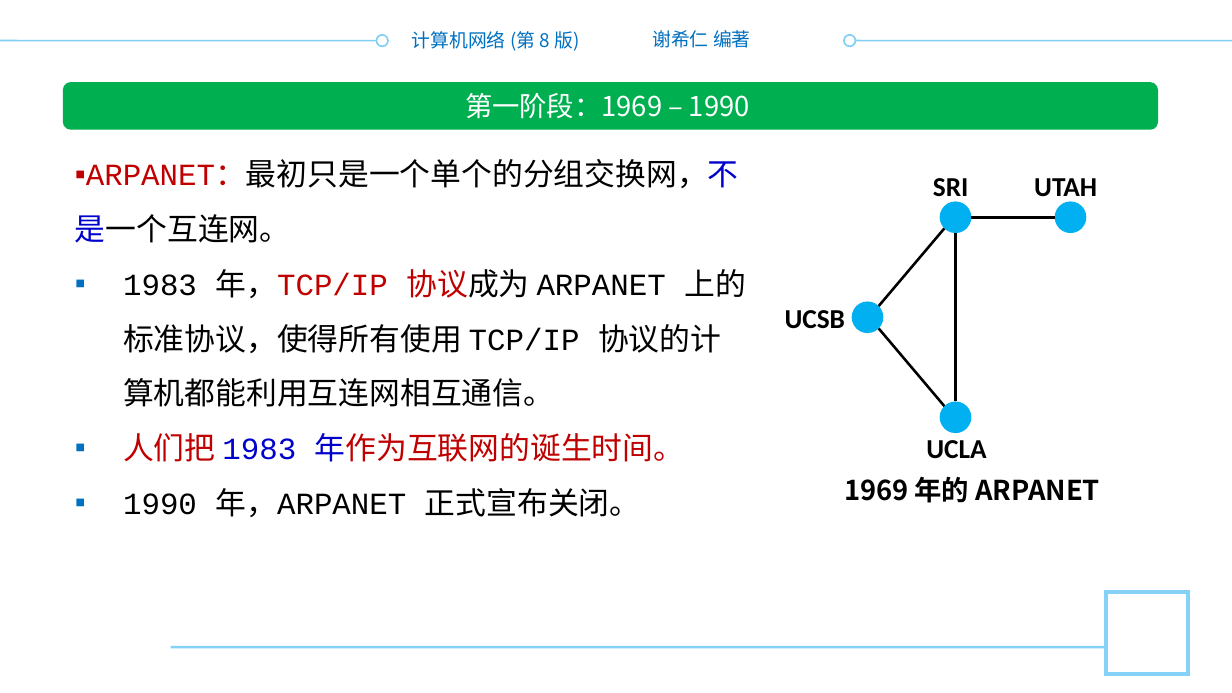
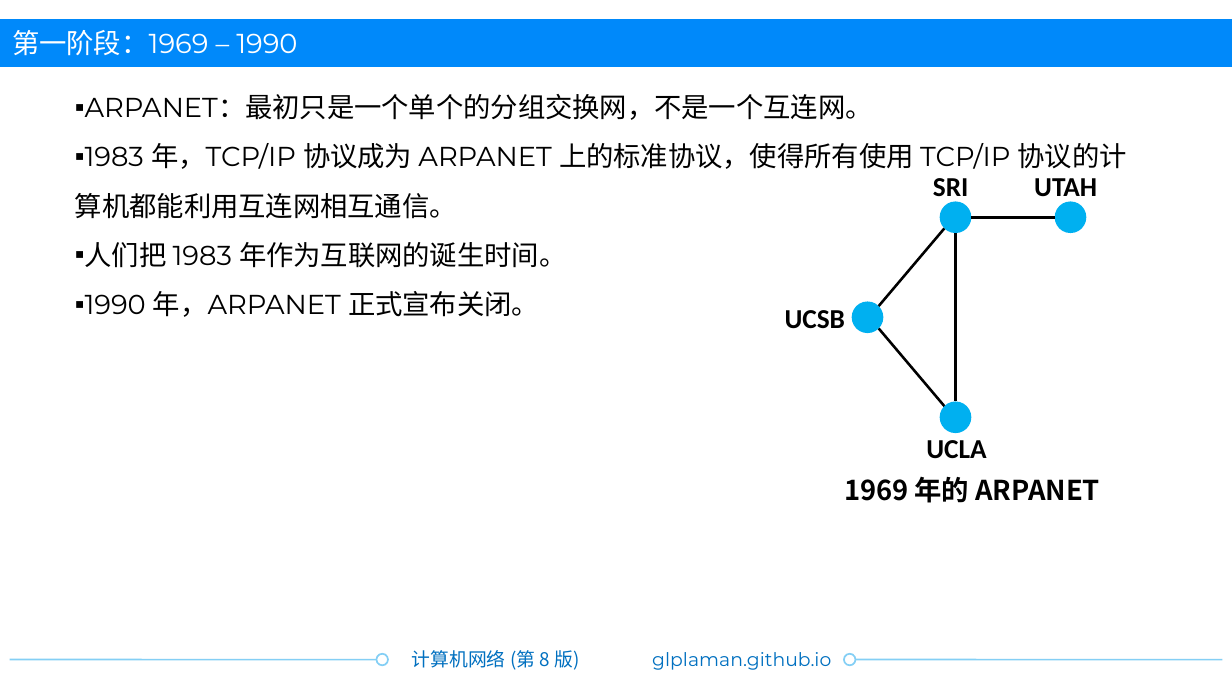
Before and after one commit to glplaman/glplaman.github.io, a slide deck: slide 20 of network/ppt/chap1.pptx. Drawn at 1232x693 pixels with LibreOffice and Linux fonts; fonts in the diff are those of the drawing; background and template pictures are left out. Boxes give left, top, right and bottom in pixels: in the first picture for what was removed or moved away, otherwise in the second. Text is boxed around its words. In the diff, an @@ line names an element or a change of style, - is before the commit and + after.

```diff
--- a/network/ppt/chap1.pptx
+++ b/network/ppt/chap1.pptx
@@ text "第一阶段：1969 – 1990": place and size @@
-text "第一阶段：1969 – 1990" at [465, 93, 750, 119]
+text "第一阶段：1969 – 1990" at [12, 30, 297, 56]
@@ text "第一阶段：1969 – 1990" at [12, 30, 297, 56]: font Noto Sans CJK SC to Montserrat; alignment centre to left @@
@@ rectangle added at [0, 20, 1232, 68], fill #0089FA @@
@@ rectangle removed at [584, 17, 648, 80] @@
@@ text removed at [652, 30, 751, 48] @@
-谢希仁 编著
@@ text "ARPANET：最初只是一个单个的分组交换网，不是一个互连网。": place and size @@
-text "ARPANET：最初只是一个单个的分组交换网，不是一个互连网。" at [75, 163, 746, 517]
+text "ARPANET：最初只是一个单个的分组交换网，不是一个互连网。" at [75, 94, 1127, 317]
@@ text "ARPANET：最初只是一个单个的分组交换网，不是一个互连网。" at [75, 94, 1127, 317]: size 18 to 16 pt, font Courier New to Montserrat; text colour #C00000 to #000000 in "ARPANET：最初只是一个单个的分组交换网，不是一个互连网。", "年，TCP/IP 协议成为", "人们把 年作为互联网的诞生时间。"; text colour #0000CC to #000000 in "ARPANET：最初只是一个单个的分组交换网，不是一个互连网。", "1983 年作为互联网的诞生时间。"; line spacing 32pt to 1.5; indent changed @@
@@ rounded rectangle removed at [63, 83, 1158, 131] @@
@@ rectangle removed at [1106, 593, 1189, 675] @@
@@ line moved from (0, 41) - (388, 41) to (10, 659) - (388, 659) @@
@@ line removed from (171, 647) to (1106, 647) @@
@@ text added at [652, 652, 831, 670], 11 pt, text #0070C0 @@
+glplaman.github.io
@@ 2 ellipses, 1 text: place and size @@
-2 ellipses, 1 text at [377, 31, 855, 51]
+2 ellipses, 1 text at [377, 650, 855, 670]
@@ line moved from (844, 41) - (1232, 41) to (844, 659) - (1222, 659) @@
```
Also in this commit, not shown: 148 other slides changed, 1 slide added, 11 other files.
